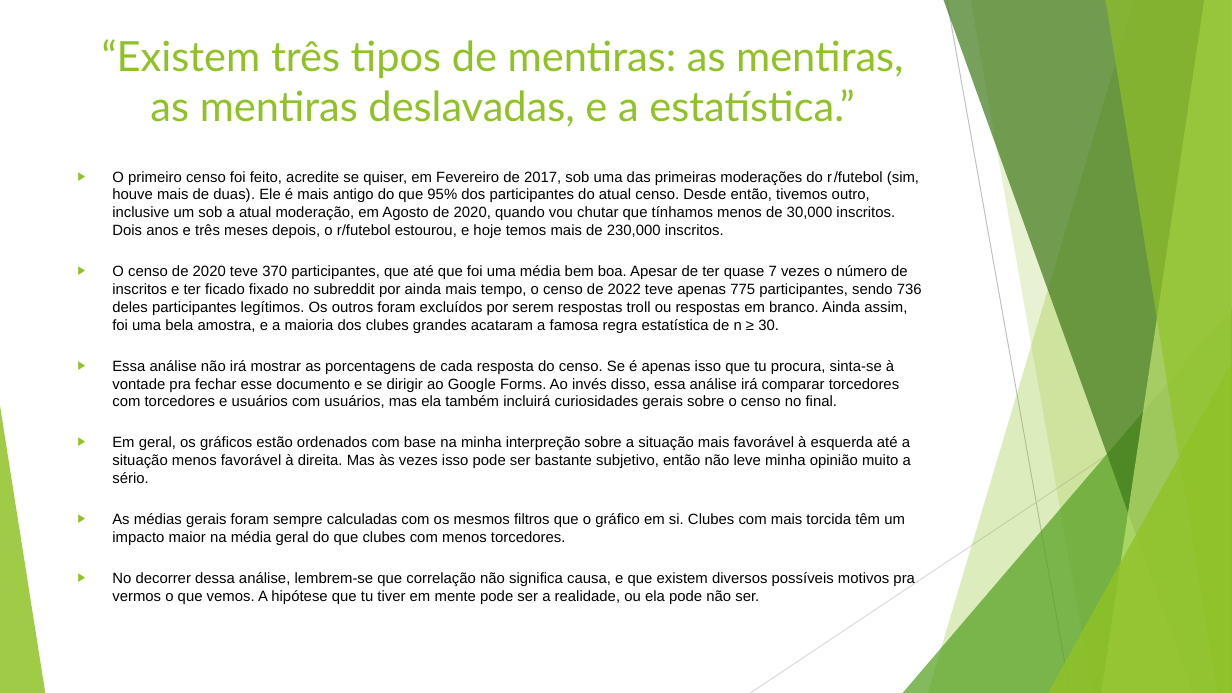
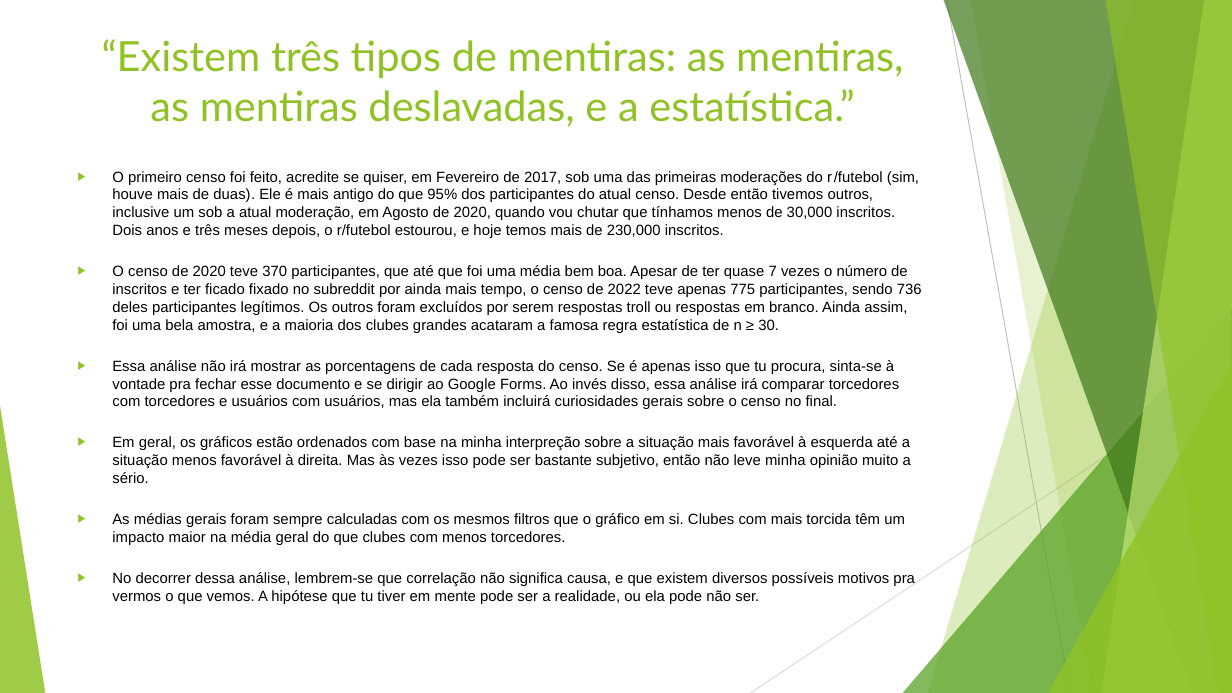
Before and after one commit to Malarazz/Censo-do-r-futebol-de-12-2022, a slide deck: slide 2 of (PPT) Censo do r-futebol de Dezembro de 2022.pptx. Drawn at 1232x693 pixels with LibreOffice and Linux fonts; fonts in the diff are those of the drawing. Boxes give left, top, right and bottom in pixels: in the first picture for what was removed or moved away, otherwise in the second. Text is boxed around its words. In the diff, an @@ line names an element or a change of style, - is before the commit and + after.

```diff
--- a/(PPT) Censo do r-futebol de Dezembro de 2022.pptx
+++ b/(PPT) Censo do r-futebol de Dezembro de 2022.pptx
@@ text at (112,171,919,238): text changed @@
-▶ O primeiro censo foi feito, acredite se quiser, em Fevereiro de 2017, sob uma das primeiras moderações do r/futebol (sim, houve mais de duas). Ele é mais antigo do que 95% dos participantes do atual censo. Desde então, tivemos outro, inclusive um sob a atual moderação, em Agosto de 2020, quando vou chutar que tínhamos menos de 30,000 inscritos. Dois anos e três meses depois, o r/futebol estourou, e hoje temos mais de 230,000 inscritos.
+▶ O primeiro censo foi feito, acredite se quiser, em Fevereiro de 2017, sob uma das primeiras moderações do r/futebol (sim, houve mais de duas). Ele é mais antigo do que 95% dos participantes do atual censo. Desde então tivemos outros, inclusive um sob a atual moderação, em Agosto de 2020, quando vou chutar que tínhamos menos de 30,000 inscritos. Dois anos e três meses depois, o r/futebol estourou, e hoje temos mais de 230,000 inscritos.
```
Also in this commit, not shown: 1 other slide changed, 2 other files.
